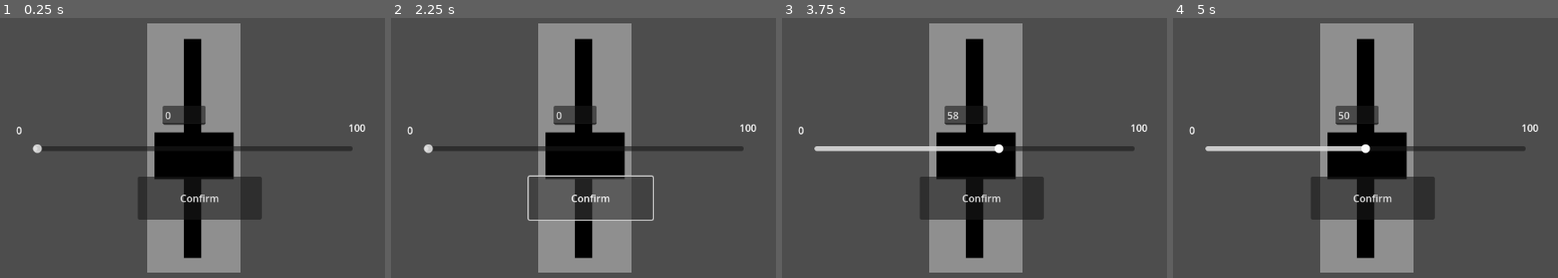
Above: before the commit, frames 1-4 (left to right).
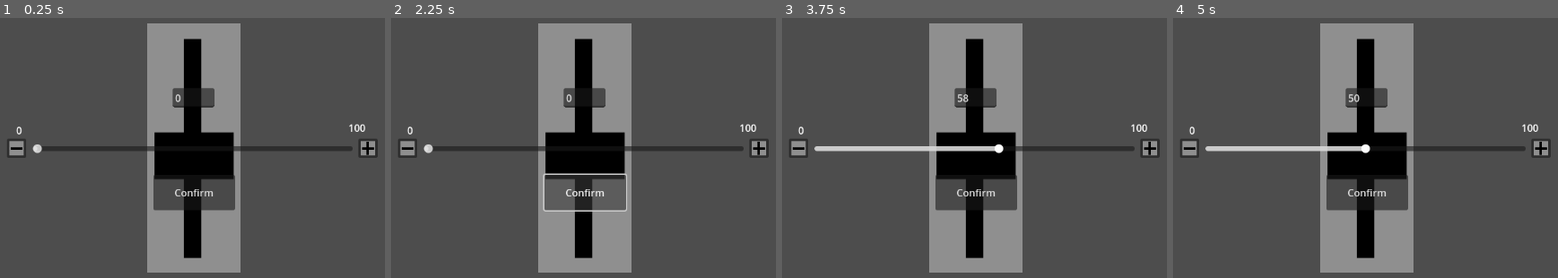
Above: after the commit, the same moments.

Repository: Gutek8134/poison-craft
Game: Godot game, scene res://scenes/prefabs/ui/split_slider.tscn
Same seed, same stepped clock (60 frames per second), same inputs: the game is played once before the commit and once after it. This scene is started directly instead of the project's main scene.
Inputs (mouse positions are in pixels of both pictures, inside the frame that each line leads up to):
- Up to frame 1 (0.25 s): no input
- Up to frame 2 (2.25 s): click (760, 148) at 0.52 s; click (406, 148) at 1.27 s; click "Confirm" at 2 s
- Up to frame 3 (3.75 s): click "Confirm" at 2.75 s; tap Enter at 3.5 s; drag from (974, 148) to (1047, 59) at 3.52 s
- Up to frame 4 (5 s): tap Space at 4.25 s; drag from (1223, 168) to (1365, 148) at 4.27 s

The runs differ from the first frame. In frame 1, 4.3% of the frame differs, in the area x 1-99%, y 26-78%; in frame 2, 3.8%; in frame 3, 4.3%; in frame 4, 4.3%.

Commit message:
added precise slider controls, fixed text field not showing up

Diff:
--- a/scenes/prefabs/ui/split_slider.tscn
+++ b/scenes/prefabs/ui/split_slider.tscn
@@ -1,6 +1,8 @@
-[gd_scene load_steps=2 format=3 uid="uid://y5c0ts8lm4ot"]
+[gd_scene load_steps=4 format=3 uid="uid://y5c0ts8lm4ot"]
 
 [ext_resource type="Script" path="res://scripts/ui/split_slider.gd" id="1_duapj"]
+[ext_resource type="Texture2D" uid="uid://dful5kmhtcxmm" path="res://content/images/plus-t.png" id="2_krolt"]
+[ext_resource type="Texture2D" uid="uid://h01ytmr31lmw" path="res://content/images/minus-t.png" id="3_13wxd"]
 
 [node name="SplitSlider" type="Control"]
 layout_mode = 3
@@ -18,10 +20,10 @@
 anchor_top = 0.5
 anchor_right = 0.5
 anchor_bottom = 0.5
-offset_left = -90.0
-offset_top = 46.0
-offset_right = 109.0
-offset_bottom = 115.0
+offset_left = -65.0
+offset_top = 43.0
+offset_right = 66.0
+offset_bottom = 100.0
 grow_horizontal = 2
 grow_vertical = 2
 text = "Confirm"
@@ -69,19 +71,55 @@
 [node name="ValueText" type="LineEdit" parent="."]
 layout_mode = 1
 anchors_preset = -1
-anchor_left = 0.456118
-anchor_top = 0.394741
-anchor_right = 0.516826
-anchor_bottom = 0.436543
-offset_left = 0.552002
-offset_top = 0.207962
-offset_right = -0.384033
-offset_bottom = 4.11996
+anchor_left = 0.5
+anchor_top = 0.5
+anchor_right = 0.5
+anchor_bottom = 0.5
+offset_left = -33.5312
+offset_top = -96.0
+offset_right = 33.5312
+offset_bottom = -65.0
+grow_horizontal = 2
+grow_vertical = 2
 context_menu_enabled = false
 shortcut_keys_enabled = false
 middle_mouse_paste_enabled = false
 drag_and_drop_selection_enabled = false
 metadata/_edit_use_anchors_ = true
 
+[node name="PlusButton" type="Button" parent="."]
+layout_mode = 1
+anchors_preset = 8
+anchor_left = 0.5
+anchor_top = 0.5
+anchor_right = 0.5
+anchor_bottom = 0.5
+offset_left = 264.0
+offset_top = -15.5
+offset_right = 295.0
+offset_bottom = 15.5
+grow_horizontal = 2
+grow_vertical = 2
+icon = ExtResource("2_krolt")
+expand_icon = true
+
+[node name="MinusButton" type="Button" parent="."]
+layout_mode = 1
+anchors_preset = 8
+anchor_left = 0.5
+anchor_top = 0.5
+anchor_right = 0.5
+anchor_bottom = 0.5
+offset_left = -300.0
+offset_top = -15.5
+offset_right = -269.0
+offset_bottom = 15.5
+grow_horizontal = 2
+grow_vertical = 2
+icon = ExtResource("3_13wxd")
+expand_icon = true
+
 [connection signal="value_changed" from="ValueSlider" to="." method="_on_slider_value_changed"]
 [connection signal="text_submitted" from="ValueText" to="." method="_on_value_text_submitted"]
+[connection signal="pressed" from="PlusButton" to="." method="_on_plus_button_pressed"]
+[connection signal="pressed" from="MinusButton" to="." method="_on_minus_button_pressed"]
--- a/scripts/ui/split_slider.gd
+++ b/scripts/ui/split_slider.gd
@@ -16,3 +16,11 @@
 
 func _on_slider_value_changed(value: float) -> void:
     value_text.text = str(value as int)
+
+
+func _on_minus_button_pressed() -> void:
+    value_slider.value -= 1
+
+
+func _on_plus_button_pressed() -> void:
+    value_slider.value += 1
